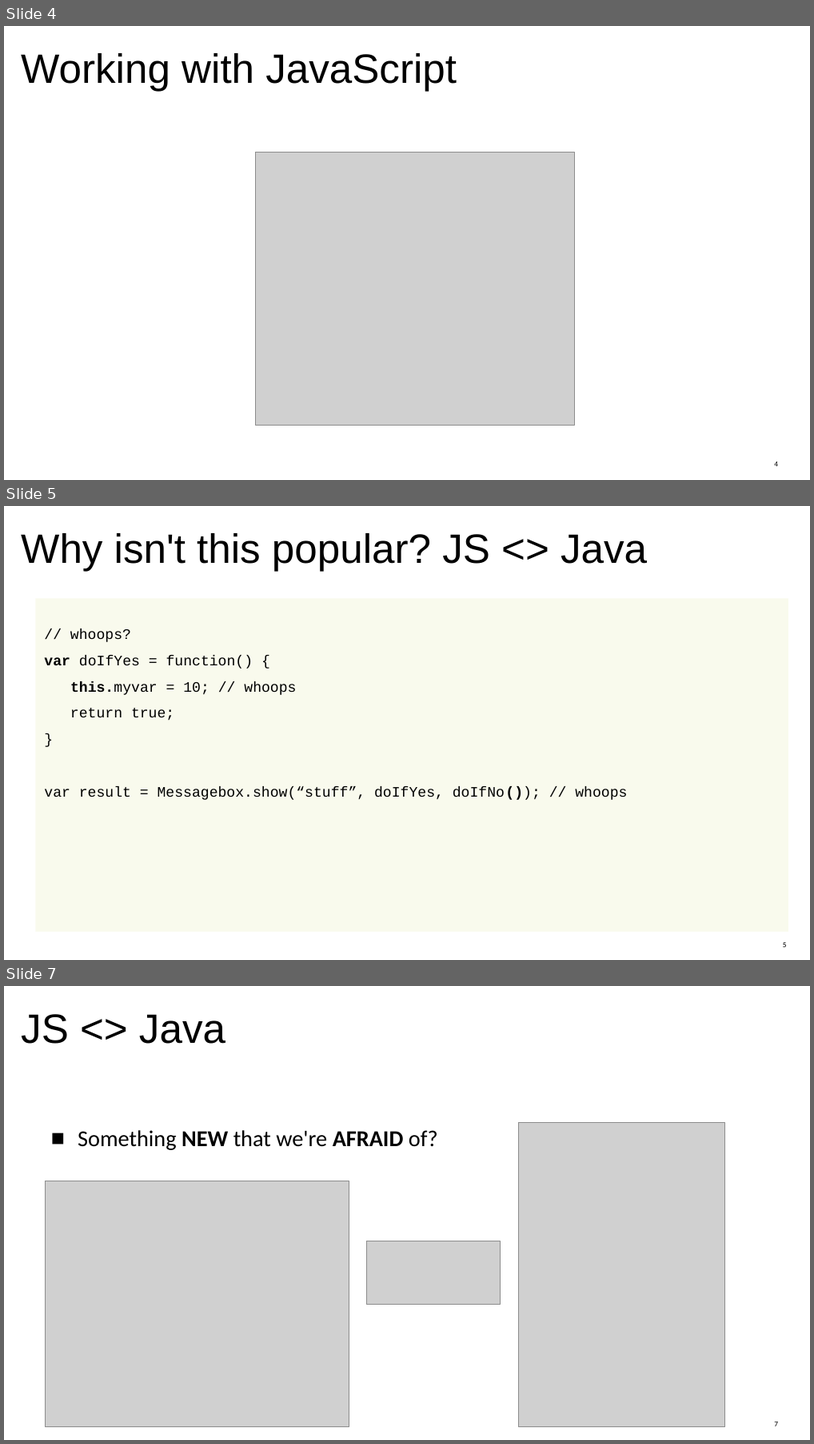
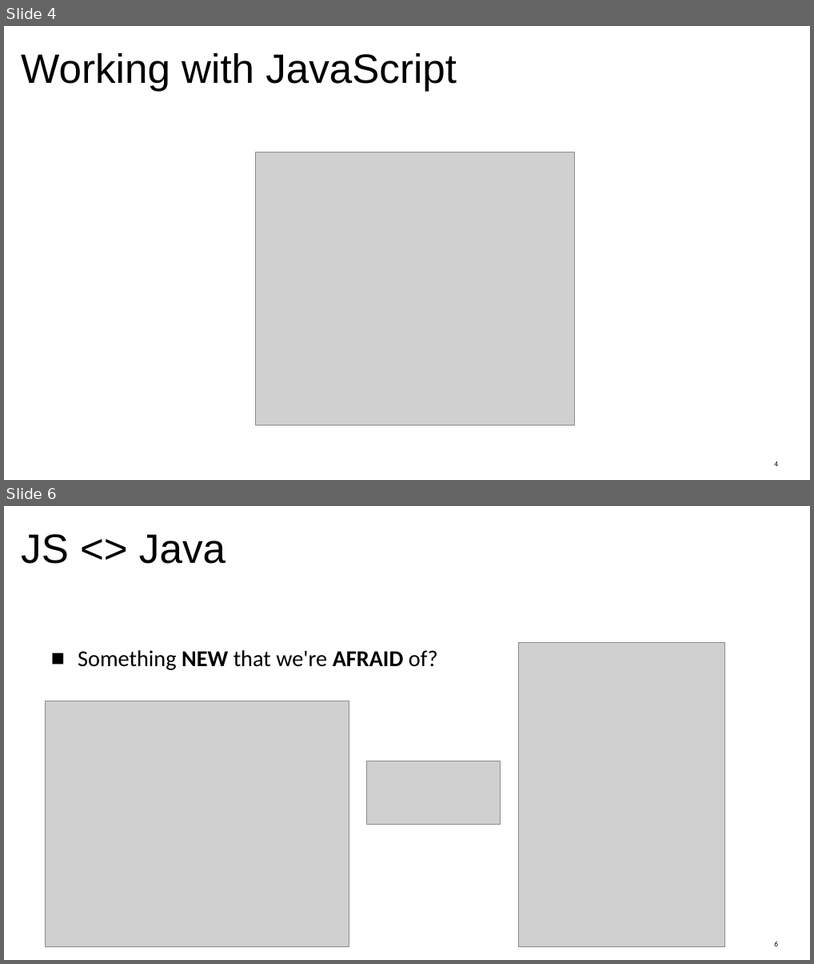
Before and after one commit to jefklak/jstesting-integration, a slide deck: presentation_final.odp. Shown one above the other, each under a label of ours: slides 4, 5 and 7 before the commit, slides 4 and 6 after it; the slides between them are not shown. The pictures are 814x1444 and 814x964 pixels, drawn with LibreOffice and Linux fonts; fonts in the diff are those of the drawing; grey boxes stand for pictures; background and template pictures are left out. Boxes give left, top, right and bottom in pixels: in the first picture for what was removed or moved away, otherwise in the second. Text is boxed around its words. In the diff, an @@ line names an element or a change of style, - is before the commit and + after.

```diff
--- a/presentation_final.odp
+++ b/presentation_final.odp
@@ slide 5 removed at box(4, 506, 810, 960), background #FFFFFF; not listed: 1 template element that a slide beside it also shows @@
@@ title removed at box(21, 533, 647, 571) @@
-Why isn't this popular? JS <> Java
@@ rectangle removed at box(35, 598, 789, 931) @@
@@ text removed at box(44, 628, 627, 800) @@
-// whoops?
-var doIfYes = function() {
-this.myvar = 10; // whoops
-return true;
-}
-var result = Messagebox.show(“stuff”, doIfYes, doIfNo()); // whoops
@@ page number removed at box(783, 942, 787, 947) @@
-5
@@ what was slide 7 is now slide 6 @@
@@ page number at box(774, 940, 778, 946): text changed @@
-7
+6
```
Also in this commit, not shown: 10 slides changed.
